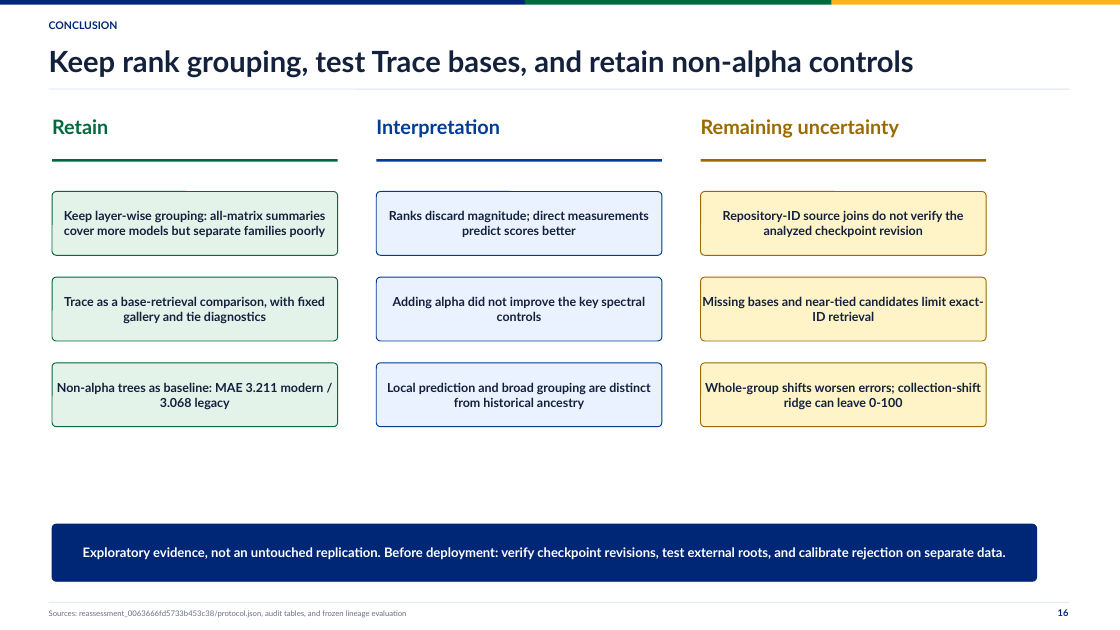
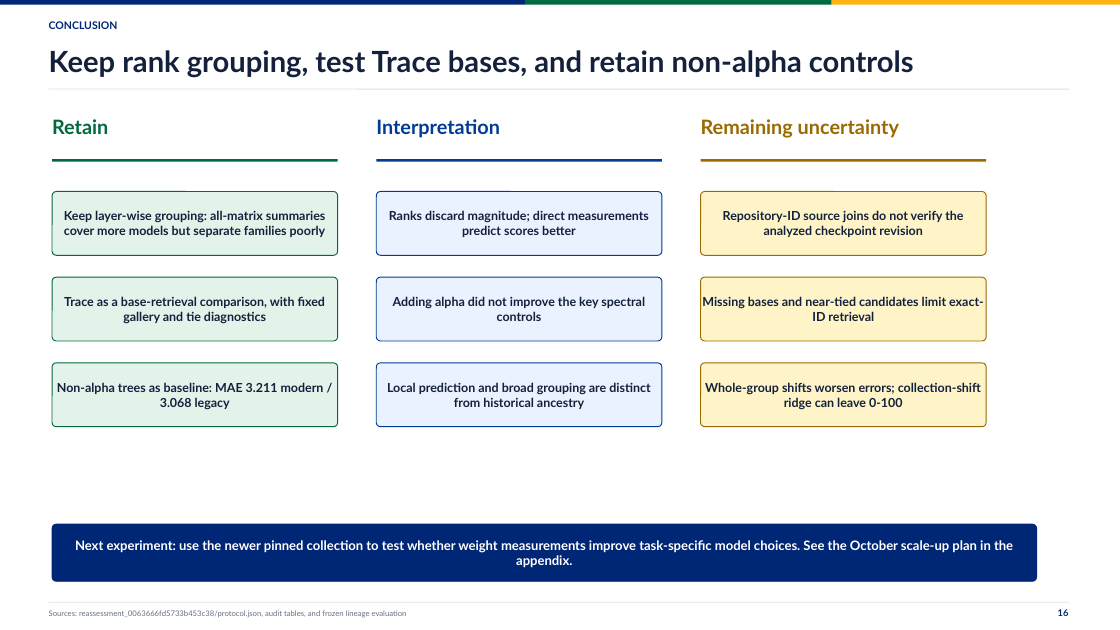
Before and after one commit to RpM-Kinshuk/Model-Research, a slide deck: slide 16 of deliverables/htsr_model_zoo_deck/model_zoo_htsr_study.pptx. Drawn at 1120x630 pixels with LibreOffice and Linux fonts; fonts in the diff are those of the drawing. Boxes give left, top, right and bottom in pixels: in the first picture for what was removed or moved away, otherwise in the second. Text is boxed around its words. In the diff, an @@ line names an element or a change of style, - is before the commit and + after.

```diff
--- a/deliverables/htsr_model_zoo_deck/model_zoo_htsr_study.pptx
+++ b/deliverables/htsr_model_zoo_deck/model_zoo_htsr_study.pptx
@@ text in rounded rectangle at (75,540,1013,568): text changed @@
-Exploratory evidence, not an untouched replication. Before deployment: verify checkpoint revisions, test external roots, and calibrate rejection on separate data.
+Next experiment: use the newer pinned collection to test whether weight measurements improve task-specific model choices. See the October scale-up plan in the appendix.
```
Also in this commit, not shown: 4 other slides changed, 2 slides added, 1 slide removed, 16 other files.
